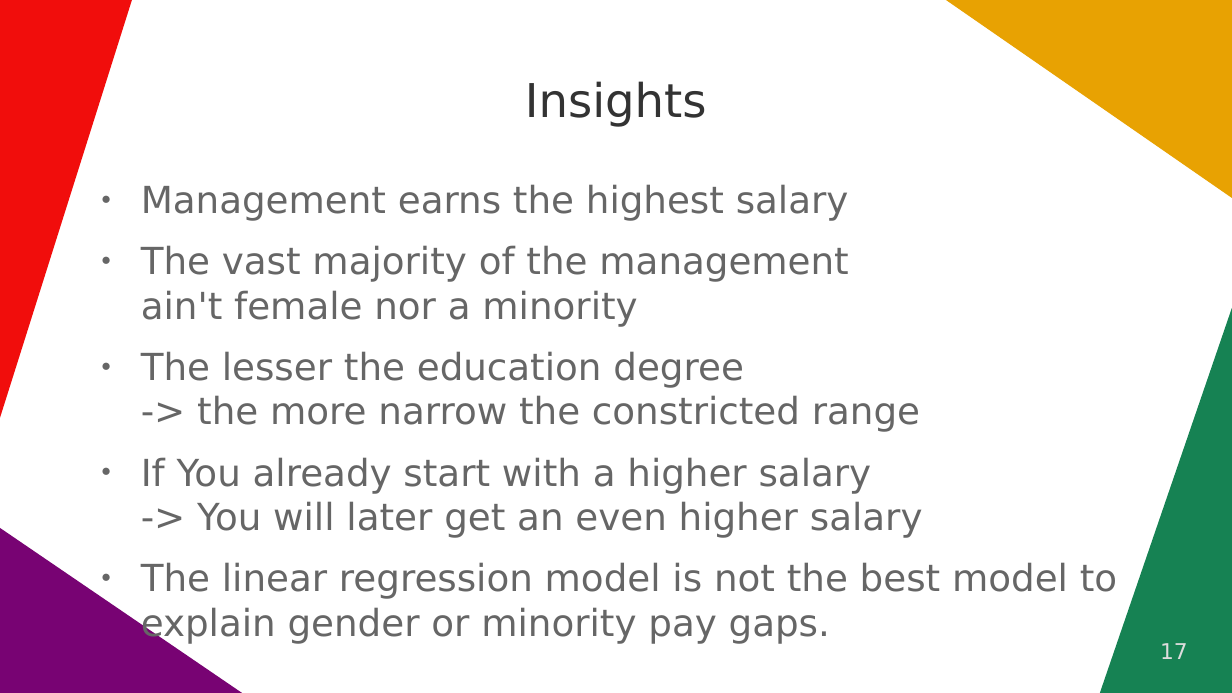
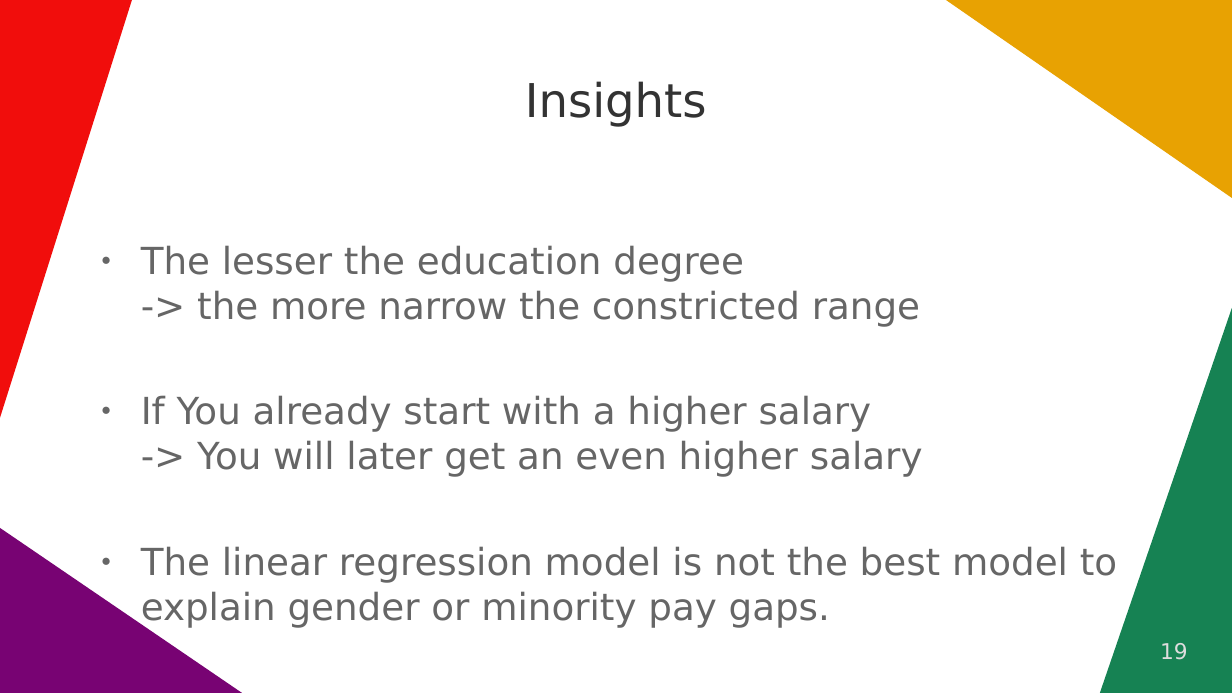
Before and after one commit to amStraszenrand/NeueFische_FirstProject_EDA, a slide deck: slide 19 of Presentation.odp (slide 17 before the commit). Drawn at 1232x693 pixels with LibreOffice and Linux fonts; fonts in the diff are those of the drawing. Boxes give left, top, right and bottom in pixels: in the first picture for what was removed or moved away, otherwise in the second. Text is boxed around its words. In the diff, an @@ line names an element or a change of style, - is before the commit and + after.

```diff
--- a/Presentation.odp
+++ b/Presentation.odp
@@ text at [141,184,849,327]: paragraphs removed @@
-● Management earns the highest salary
-● The vast majority of the management
-  ain't female nor a minority
@@ page number at [1160,643,1188,660]: text changed @@
-17
+19
```
Also in this commit, not shown: 1 other slide changed, 2 slides added, 2 other files.
